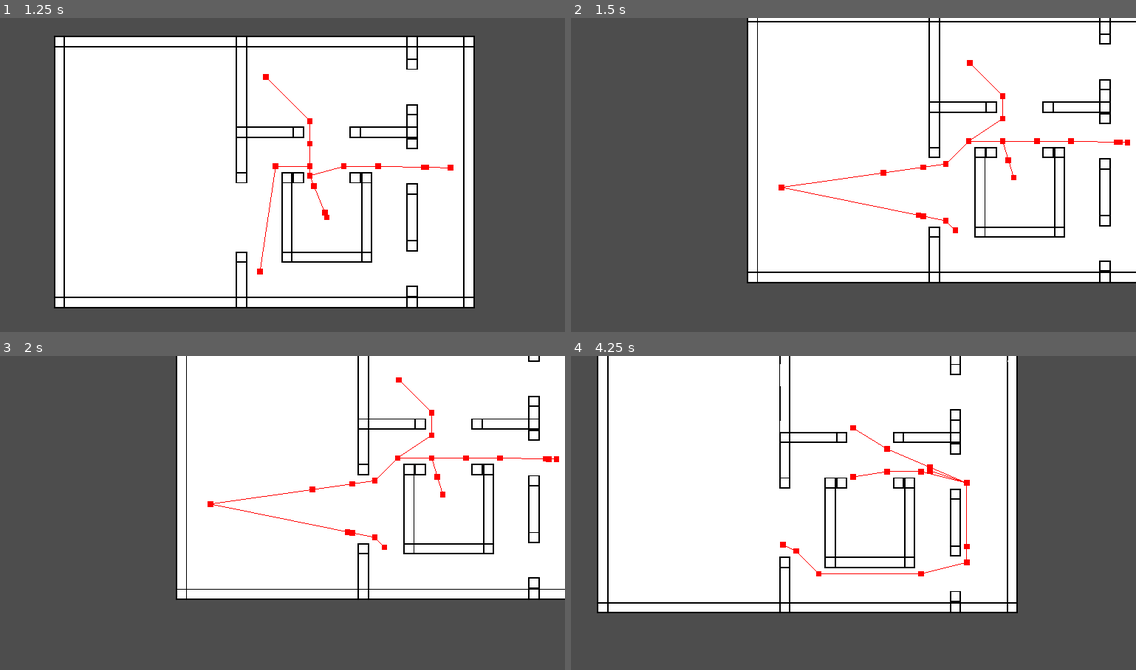
Above: before the commit, frames 1-4 (two rows, left to right).
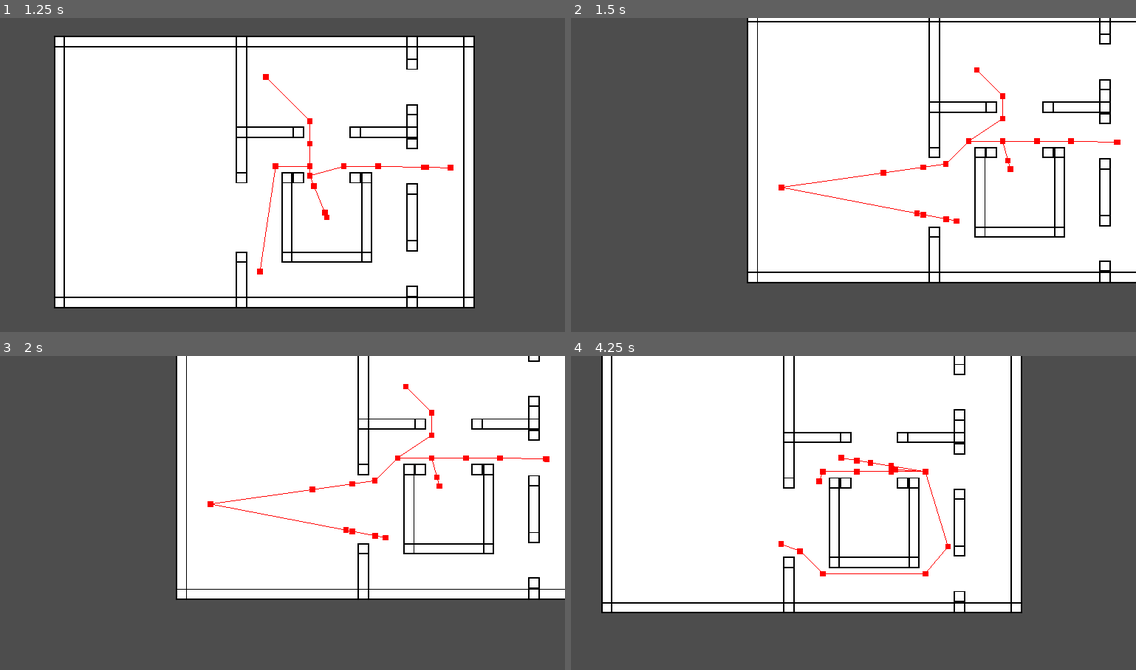
Above: after the commit, the same moments.

Repository: c-bracken/CT413-FYP
Game: Godot game, scene res://Scenes/Levels/Level1.tscn
The game is run twice, just before and just after one commit, with the same random seed, the same clock (stepped at 60 frames per second) and the same inputs. The project has no main scene, so this scene is started directly.
Inputs (mouse positions are in pixels of both pictures, inside the frame that each line leads up to):
- Up to frame 1 (1.25 s): tap Enter at 0.5 s; move the mouse to (401, 168) at 0.52 s; hold D (right) from 0.53 s (still down); click (401, 168) at 0.6 s
- Up to frame 2 (1.5 s): move the mouse to (723, 200) at 1.27 s; release D (right) at 1.28 s; hold S (backward) from 1.28 s (still down); right-click (723, 200) at 1.35 s
- Up to frame 3 (2 s): keep holding S (backward)
- Up to frame 4 (4.25 s): move the mouse to (898, 450) at 2.02 s; release S (backward) at 2.03 s; hold D (right) 2.03-2.78 s; click (898, 450) at 2.1 s; move the mouse to (808, 588) at 2.77 s; hold W (forward) 2.78-3.53 s; right-click (808, 588) at 2.85 s; move the mouse to (1017, 572) at 3.52 s; hold A (left) from 3.53 s (still down); click (1017, 572) at 3.6 s

Frame 1 is identical in both runs. In frame 2, 0.3% of the frame differs, in the area x 38-99%, y 13-69%; in frame 3, 0.3%; in frame 4, 5.1%, in the area x 4-80%, y 0-82%.

Commit message:
Agent vision cones & rotation

Diff:
--- a/Player.tscn
+++ b/Player.tscn
@@ -6,6 +6,7 @@
 radius = 4.0
 
 [node name="Player" type="CharacterBody2D"]
+collision_layer = 9
 motion_mode = 1
 script = ExtResource("1_ddiln")
 
--- a/Scenes/Agent.tscn
+++ b/Scenes/Agent.tscn
@@ -8,7 +8,13 @@
 [node name="Agent" type="CharacterBody2D"]
 motion_mode = 1
 script = ExtResource("1_qbbfb")
-SPEED = 15.0
+FAST_SPEED = 32.0
+SPEED = 24.0
+SLOW_SPEED = 16.0
+ALERT_RATE = 20.0
+ALERT_DECAY = 5.0
+ALERT_MAX = 60.0
+ALERT_SEARCH = 35.0
 
 [node name="CollisionShape2D" type="CollisionShape2D" parent="."]
 shape = SubResource("CircleShape2D_5twk5")
@@ -20,3 +26,28 @@
 radius = 6.0
 max_speed = 25.0
 debug_enabled = true
+
+[node name="Rotation" type="Node2D" parent="."]
+
+[node name="Peripheral" type="Area2D" parent="Rotation"]
+rotation = 1.5708
+collision_layer = 0
+collision_mask = 8
+
+[node name="CollisionPolygon2D" type="CollisionPolygon2D" parent="Rotation/Peripheral"]
+polygon = PackedVector2Array(88, -8, 72, -88, 48, -120, 0, -136, -48, -120, -72, -88, -88, -8, 0, 8)
+
+[node name="Direct" type="Area2D" parent="Rotation"]
+rotation = 1.5708
+collision_layer = 0
+collision_mask = 8
+
+[node name="CollisionPolygon2D" type="CollisionPolygon2D" parent="Rotation/Direct"]
+polygon = PackedVector2Array(0, 0, -24, -56, -24, -104, -16, -112, 0, -120, 16, -112, 24, -104, 24, -56)
+
+[node name="Sprite2D" type="Sprite2D" parent="Rotation"]
+
+[connection signal="body_entered" from="Rotation/Peripheral" to="." method="_on_peripheral_body_entered"]
+[connection signal="body_exited" from="Rotation/Peripheral" to="." method="_on_peripheral_body_exited"]
+[connection signal="body_entered" from="Rotation/Direct" to="." method="_on_direct_body_entered"]
+[connection signal="body_exited" from="Rotation/Direct" to="." method="_on_direct_body_exited"]
--- a/agent.gd
+++ b/agent.gd
@@ -1,22 +1,35 @@
 extends CharacterBody2D
 
+@export var FAST_SPEED: float
 @export var SPEED: float
+@export var SLOW_SPEED: float
 @export var STATE_TIMER_DELAY: float = 1
+@export var ALERT_RATE: float
+@export var ALERT_DECAY: float
+@export var ALERT_MAX: float
+@export var ALERT_SEARCH: float
 
-@onready var NAV = $NavigationAgent2D
+@onready var NAV: NavigationAgent2D = $NavigationAgent2D
+@onready var ROTATION: Node2D = $Rotation
+@onready var VISION: Area2D = $Rotation/Vision
+@onready var patrolPoints = []
+@onready var patrolIndex: int = 0
+@onready var peripheral = false
+@onready var direct = false
+@onready var alertness = 0
+@onready var alertMult = 0
 
 var next
-var stateTimer
+var target
+
+enum Life {ALIVE, DEAD}
+enum Alive {PATROL, COMBAT}
+enum Patrol {MOVING, STATIONARY}
+enum Combat {FIGHT, HUNT, RELOAD}
 
 signal timer
 
 func _ready():
-	stateTimer = Timer.new()
-	stateTimer.wait_time = STATE_TIMER_DELAY
-	stateTimer.timeout.connect(_on_timer_timeout)
-	stateTimer.autostart = true
-	add_child(stateTimer)
-
 	NAV.velocity_computed.connect(_on_nav_velocity_computed)
 
 # Navigate to new position
@@ -25,6 +38,13 @@
 
 # Physics tick
 func _physics_process(delta):
+	look_at(transform.origin + Vector2.UP)
+	update_velocity()
+	update_target()
+	update_rotation()
+	update_alertness(delta)
+
+func update_velocity():
 	if NAV.is_navigation_finished(): return
 	if NAV.get_current_navigation_path().size() == 0: return
 
@@ -32,6 +52,17 @@
 
 	# Change navigation agent velocity - this triggers _on_nav_velocity_computed below
 	NAV.set_velocity(transform.origin.direction_to(next) * SPEED)
+
+func update_target():
+	target = transform.origin + transform.origin.direction_to(NAV.get_next_path_position())
+
+func update_rotation():
+	if target != null:
+		ROTATION.look_at(target)
+
+# Update the agent's alertness value
+func update_alertness(delta):
+	alertness = clampf(alertness + (ALERT_RATE * alertMult * delta), 0, ALERT_MAX)
 
 # Navigation agent velocity computed
 func _on_nav_velocity_computed(safe_velocity):
@@ -41,5 +72,14 @@
 func set_nav_layers(layers):
 	NAV.navigation_layers = layers
 
-func _on_timer_timeout():
-	pass
+func _on_peripheral_body_entered(body):
+	peripheral = true
+
+func _on_peripheral_body_exited(body):
+	peripheral = false
+
+func _on_direct_body_entered(body):
+	direct = true
+
+func _on_direct_body_exited(body):
+	direct = false
--- a/player.gd
+++ b/player.gd
@@ -1,16 +1,13 @@
 extends CharacterBody2D
-
-var viewportRectSize
 
 @export var SPEED = 30
 
 @onready var mousePos = Vector2.ZERO
 @onready var CAM = $Camera2D
-@onready var currentState: States = States.PATROL
+
+var viewportRectSize
 
 signal p_event(action, args)
-
-enum States {PATROL, SEARCH, COMBAT, DEAD}
 
 func _ready():
 	pass
